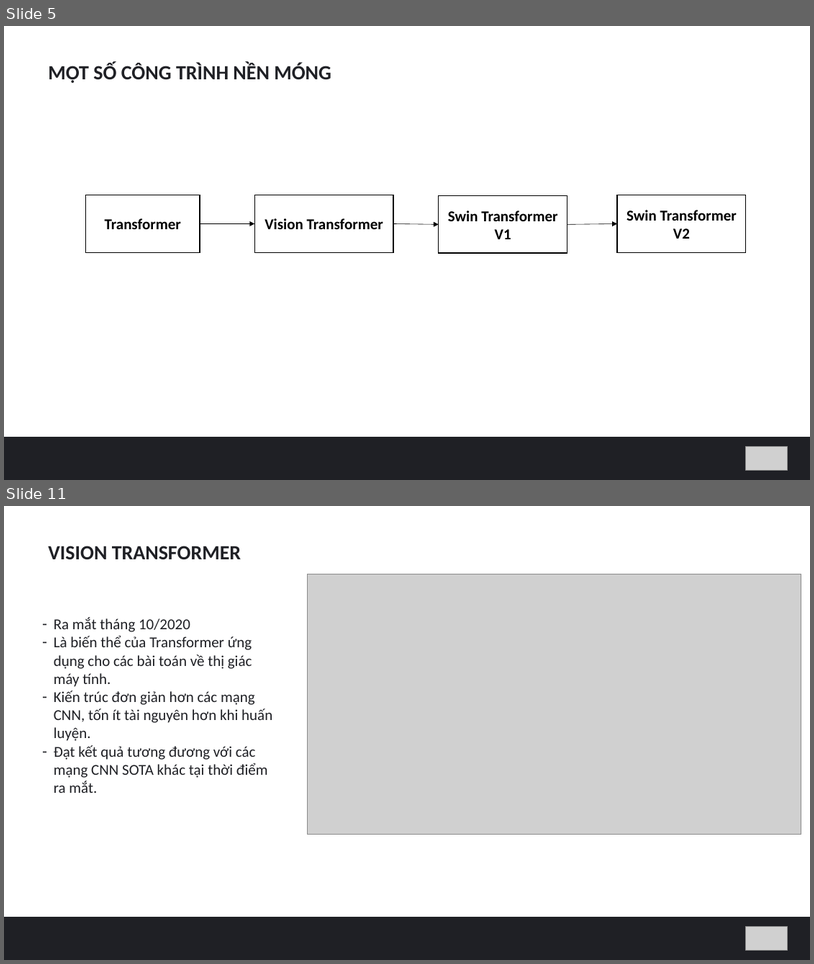
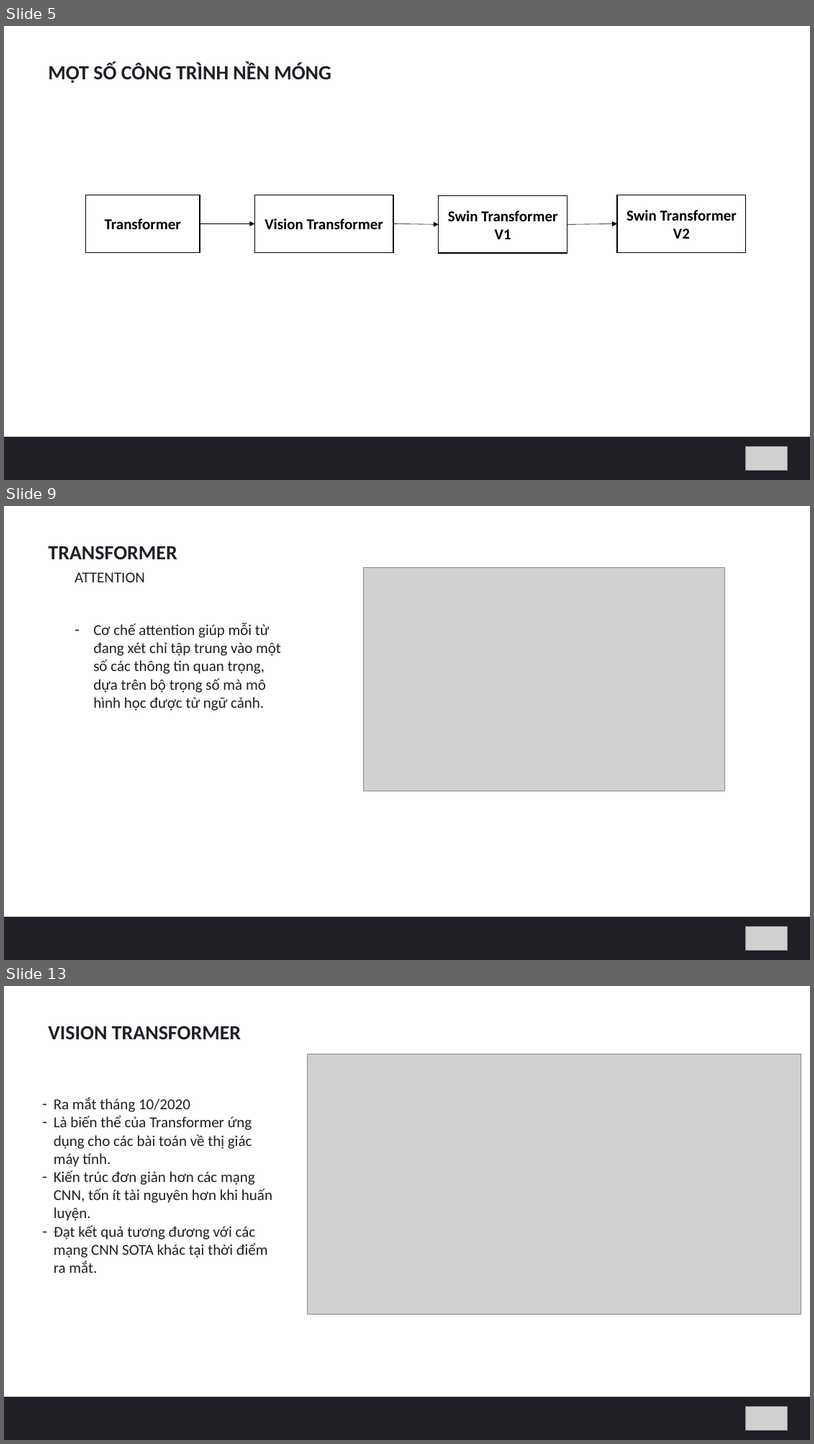
Before and after one commit to hungvm2/MoD_machine_learning, a slide deck: slide1.pptx. Shown one above the other, each under a label of ours: slides 5 and 11 before the commit, slides 5, 9 and 13 after it; the slides between them are not shown. The pictures are 814x964 and 814x1444 pixels, drawn with LibreOffice and Linux fonts; fonts in the diff are those of the drawing; grey boxes stand for pictures. Boxes give left, top, right and bottom in pixels: in the first picture for what was removed or moved away, otherwise in the second. Text is boxed around its words. In the diff, an @@ line names an element or a change of style, - is before the commit and + after.

```diff
--- a/slide1.pptx
+++ b/slide1.pptx
@@ slide 9 added at [4, 506, 810, 960], background #FFFFFF @@
@@ text added at [48, 546, 177, 559], 24 pt, text #1F2025, bold @@
+TRANSFORMER
@@ picture added at [363, 568, 725, 791] @@
@@ text added at [75, 572, 145, 582], 18 pt, text #1F2025 @@
+ATTENTION
@@ text added at [93, 623, 281, 710], 18 pt, text #1F2025 @@
+– Cơ chế attention giúp mỗi từ đang xét chỉ tập trung vào một số các thông tin quan trọng, dựa trên bộ trọng số mà mô hình học được từ ngữ cảnh.
@@ rectangle added at [4, 917, 810, 960], fill #1F2025 @@
@@ picture added at [746, 926, 788, 950] @@
@@ what was slide 11 is now slide 13 @@
```
Also in this commit, not shown: 5 slides changed, 2 other slides added, 1 slide removed, 3 other files.
